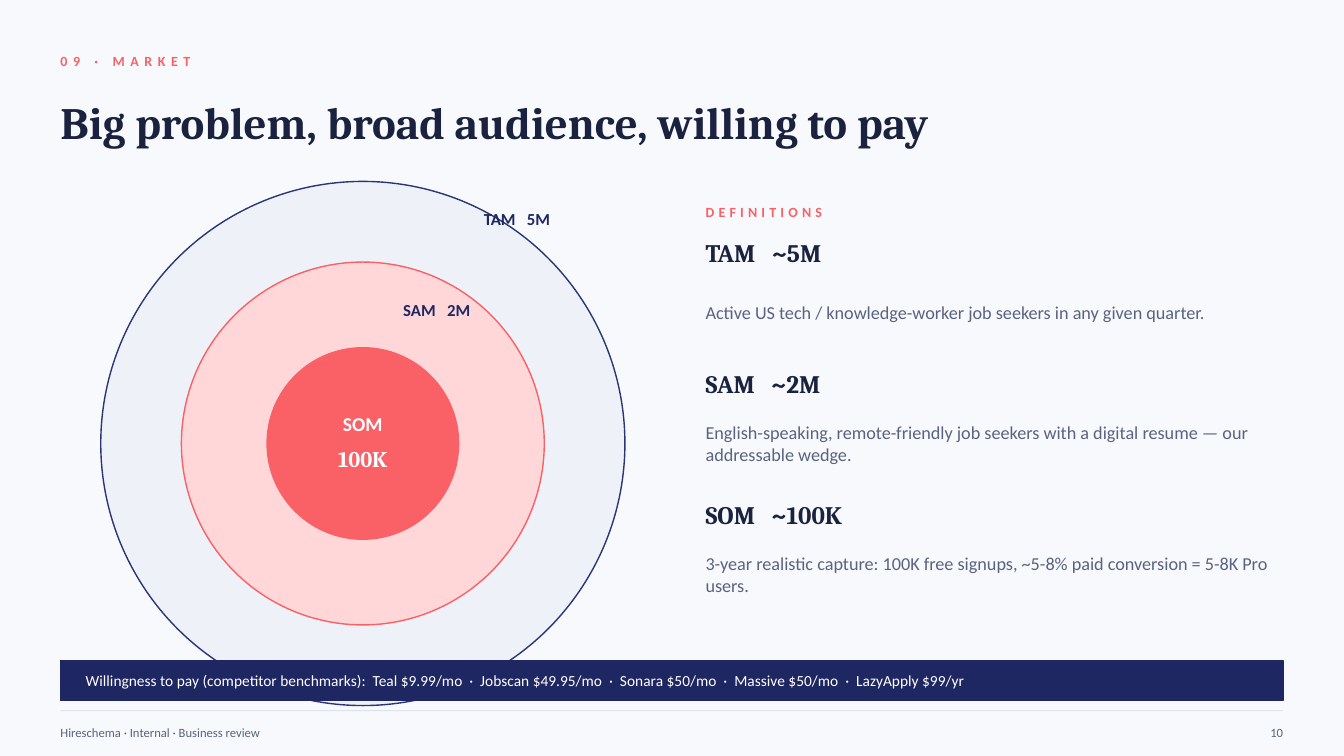
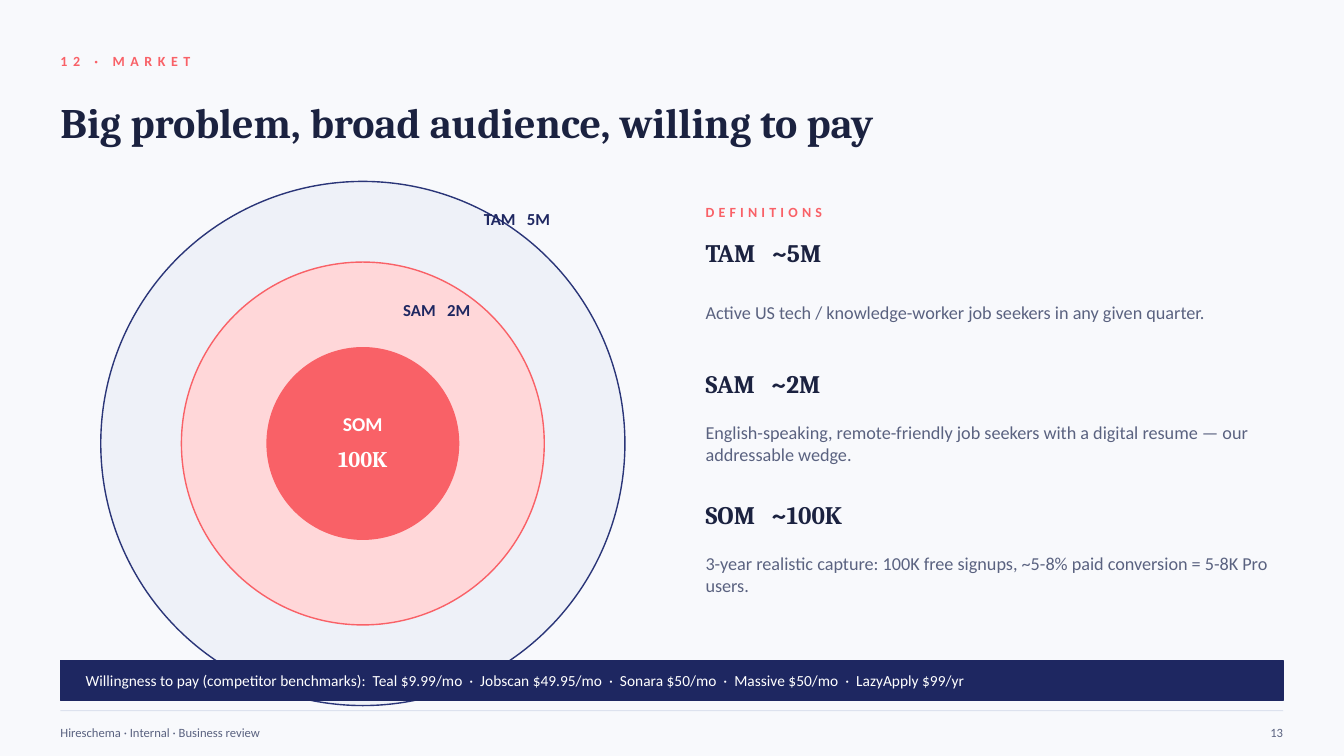
Before and after one commit to rupeshkumar-create/Hireloop, a slide deck: slide 13 of Hireschema-Business-Presentation.pptx (slide 10 before the commit). Drawn at 1344x756 pixels with LibreOffice and Linux fonts; fonts in the diff are those of the drawing. Boxes give left, top, right and bottom in pixels: in the first picture for what was removed or moved away, otherwise in the second. Text is boxed around its words. In the diff, an @@ line names an element or a change of style, - is before the commit and + after.

```diff
--- a/Hireschema-Business-Presentation.pptx
+++ b/Hireschema-Business-Presentation.pptx
@@ text at <box>60,57,191,66</box>: text changed @@
-09 · MARKET
+12 · MARKET
@@ text "Big problem, broad audience, willing ..." at <box>60,109,874,148</box>: size 32 to 30 pt @@
@@ text at <box>1270,729,1283,737</box>: text changed @@
-10
+13
```
Also in this commit, not shown: 16 other slides changed, 7 slides added, 2 slides removed, 9 other files.
